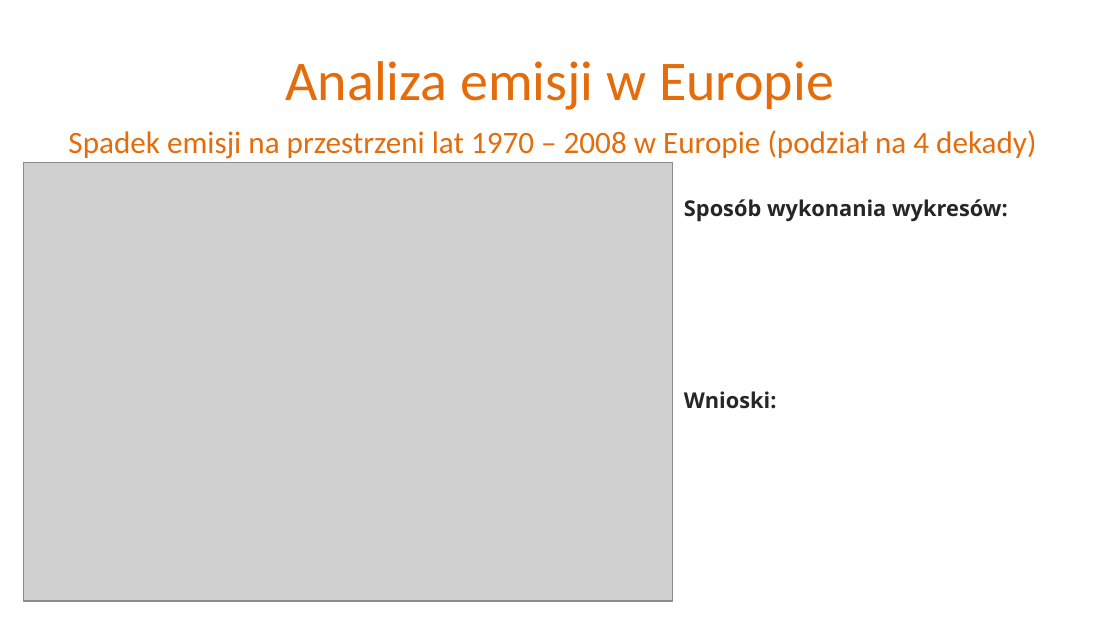
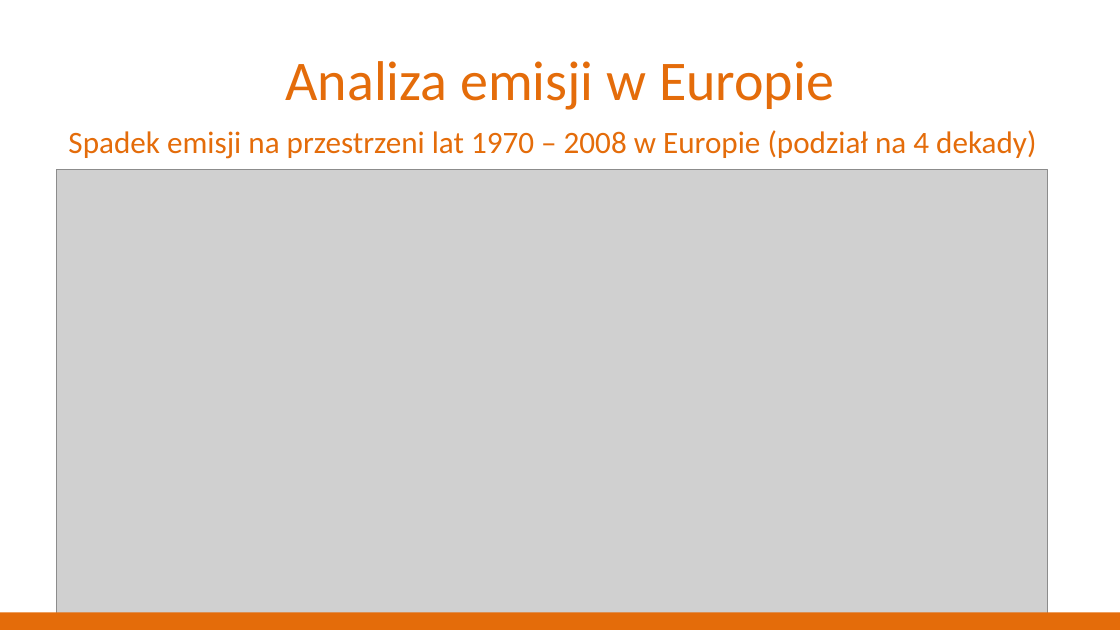
Before and after one commit to Sharkuu/R-project, a slide deck: slide 6 of Prezentacja.pptx (slide 7 before the commit). Drawn at 1120x630 pixels with LibreOffice and Linux fonts; fonts in the diff are those of the drawing; grey boxes stand for pictures; background and template pictures are left out. Boxes give left, top, right and bottom in pixels: in the first picture for what was removed or moved away, otherwise in the second. Text is boxed around its words. In the diff, an @@ line names an element or a change of style, - is before the commit and + after.

```diff
--- a/Prezentacja.pptx
+++ b/Prezentacja.pptx
@@ picture resized from (x1=24, y1=162, x2=672, y2=600) to (x1=57, y1=169, x2=1048, y2=614) @@
@@ text removed at (x1=684, y1=199, x2=1008, y2=222) @@
-Sposób wykonania wykresów:
@@ text removed at (x1=684, y1=391, x2=777, y2=409) @@
-Wnioski:
@@ rectangle added at (x1=0, y1=613, x2=1120, y2=630), fill #E46C0A @@
```
Also in this commit, not shown: 13 other slides changed, 1 slide added, 2 slides removed.
